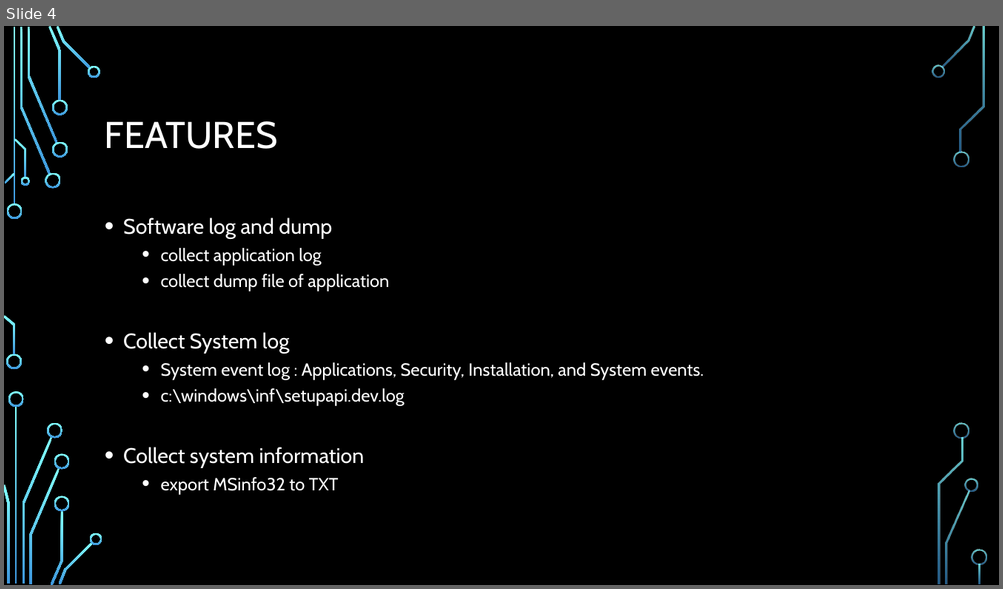
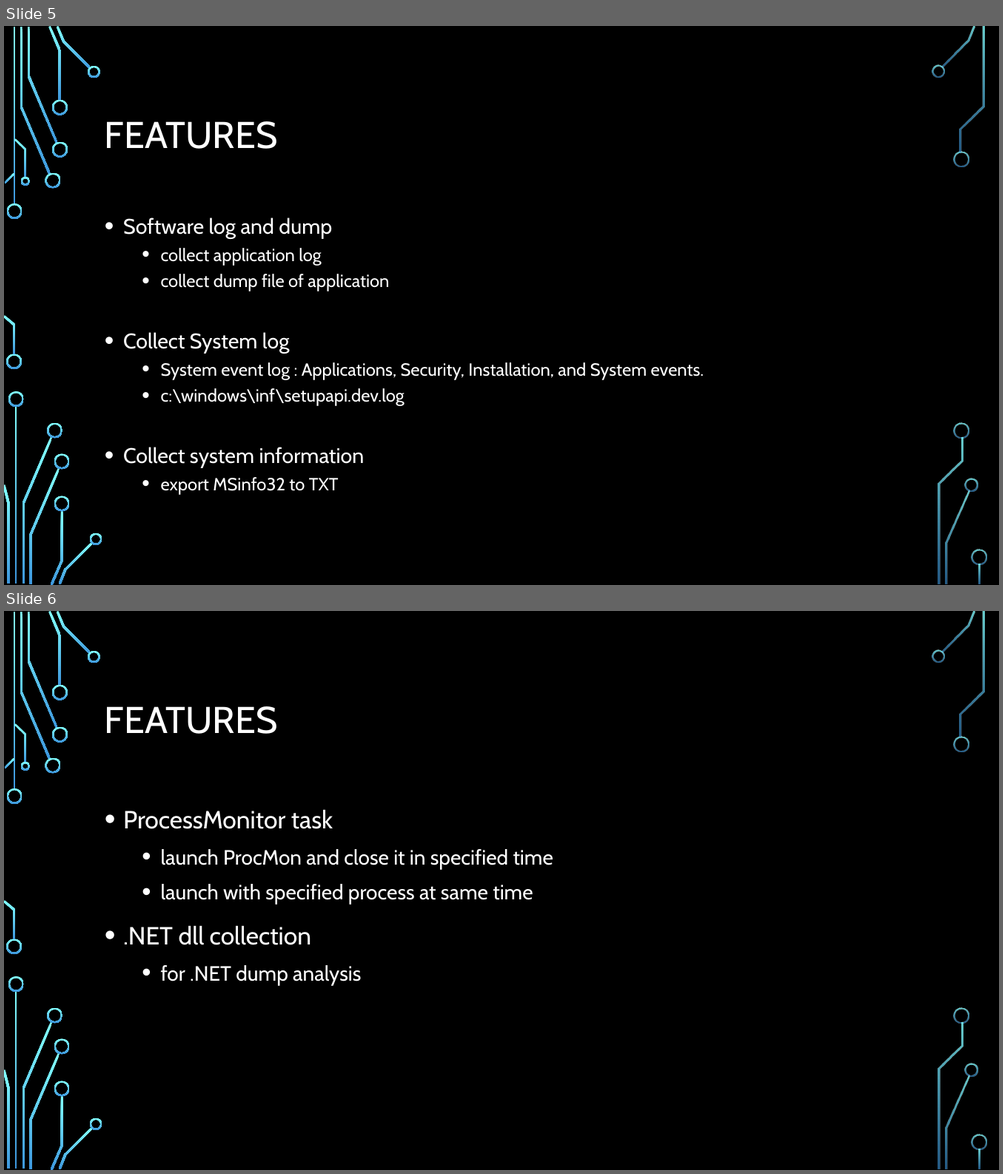
Before and after one commit to smokingpc/ddt, a slide deck: doc/Overview.pptx. Shown one above the other, each under a label of ours: slide 4 before the commit, slides 5 and 6 after it. The pictures are 1003x589 and 1003x1174 pixels, drawn with LibreOffice and Linux fonts; fonts in the diff are those of the drawing; background and template pictures are left out. Boxes give left, top, right and bottom in pixels: in the first picture for what was removed or moved away, otherwise in the second. Text is boxed around its words. In the diff, an @@ line names an element or a change of style, - is before the commit and + after.

```diff
--- a/doc/Overview.pptx
+++ b/doc/Overview.pptx
@@ slide 6 added at bbox=[4, 611, 999, 1170], background picture (left out); not listed: 36 template elements that a slide beside it also shows @@
@@ title added at bbox=[105, 706, 278, 734], 36 pt, text #FFFFFF @@
+FEATURES
@@ text added at bbox=[123, 809, 553, 985], 20 pt, text #FFFFFF @@
+• ProcessMonitor task
+  • launch ProcMon and close it in specified time
+  • launch with specified process at same time
+• .NET dll collection
+  • for .NET dump analysis
@@ what was slide 4 is now slide 5 @@
```
Also in this commit, not shown: 2 slides changed, 5 other slides added, 5 slides removed, 2 other files.
